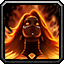
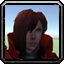
Layers edited between the first and the second 64 x 64 image:
added layer "Слой 2" above "Слой 1" over <box>5,5,59,59</box>
